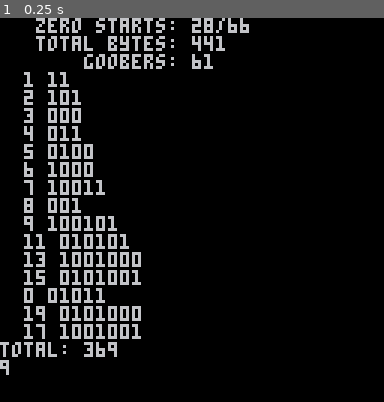
Above: before the commit, frame 1.
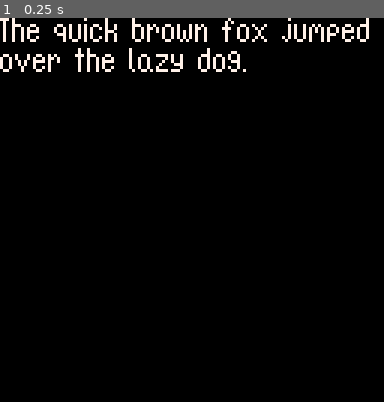
Above: after the commit, the same moment.

Repository: DeCarabas/pico_carts
Game: PICO-8 cartridge font.p8
The game is run twice, just before and just after one commit, with the same random seed, the same clock (stepped at 60 frames per second) and the same inputs.
Inputs:
- Up to frame 1 (0.25 s): no input

The runs differ from the first frame. In frame 1, 11% of the frame differs, in the area x 0-97%, y 0-93%.

Commit message:
Font is nearly done

Diff:
--- a/font.p8
+++ b/font.p8
@@ -1,12 +1,30 @@
 pico-8 cartridge // http://www.pico-8.com
-version 21
+version 22
 __lua__
--- stats, for tuning.
--- the font itself is *big*
-max_glyph_runs=0
-max_run_length=0
-zero_starts=0
-total_bytes=0
+-- utilities
+-- return a new table that is
+-- the merge of the a and b.
+function merge(a,b)
+ local new_tbl,k,v={}
+ for k,v in pairs(a) do
+  new_tbl[k]=v
+ end
+ for k,v in pairs(b) do
+  new_tbl[k]=v
+ end
+ return new_tbl
+end
+
+function concat(a,b)
+ local r,i={}
+ for i=1,#a do add(r,a[i]) end
+ for i=1,#b do add(r,b[i]) end
+ return r
+end
+
+function cons(a,v)
+ return concat(a,{v})
+end
 
 -- figure out the dimensions
 -- of the sprite. bottom-left
@@ -32,127 +50,10 @@
  return {w=width,h=height}
 end
 
--- rle-compress the given
--- sprite with the given width
--- and height. returns the runs
--- as a series of numbers to be
--- interpreted as the number of
--- `set` pixels, followed by the
--- number of `blank` pixels,
--- followed by the number of
--- `set` pixels, etc.
-function compress(s,w,h)
- -- we can rle encode, i guess
- -- if we have w and h.
- local px=8*flr(s%16)
- local py=8*flr(s/16)
-
- local runs={}
- local run_len=0
- local current=7
-
- for x=0,(w-1) do
-  for y=8-h,7 do
-   local clr=sget(px+x,py+y)
-   if clr==current then
-    run_len+=1
-   else
-    add(runs,run_len)
-    run_len=1
-    current=clr
-   end
-  end
- end
-
- if current~=0 then
-  add(runs,run_len)
- end
-
- return runs
-end
-
-goobers=0
-
-
--- encode the rle compressed
--- glyph into an array of bytes
-function encode(w,h,runs)
- -- convert the run stream to
- -- a count stream, which is
- -- the same *except* each value
- -- in a count stream fits in 3
- -- bits. runs greater than 7
- -- are encoded as a series of
- -- 7s followed by the remainder.
- -- this is not optimal but is
- -- simple and pretty good for
- -- our input set.
- local count_stream,r={}
- for r in all(runs) do
-  while r>=7 do
-   add(count_stream, 7)
-   r-=7
-   goobers+=1
-  end
-  add(count_stream,r)
- end
-
- -- start writing the output
- -- byte stream. first the width
- -- and height of the glyph.
- -- high 4 bits: w
- --  low 4 bits: h
- local bytes={}
- add(bytes,w<<4|h)
-
- -- write the length of the
- -- count stream to the output
- -- bytes.
- add(bytes,#count_stream)
-
- -- 3 bits/run,8 runs in 24bit
- -- value.
- --
- --    2         1
- -- 321098765432109876543210
- -- aaabbbcccdddeeefffggghhh
- -- xxxxxxxxyyyyyyyyzzzzzzzz
- --
- local i=1
- while i<=#count_stream do
-  -- accumulate 8 3bit numbers
-  -- into 1 24bit integer, and
-  -- count the number of bits
-  -- we actually emit.
-  local acc,bitc,j=0,0
-  for j=1,8 do
-   acc <<= 3
-   if i<=#count_stream then
-    acc |= count_stream[i]>>16
-    i+=1
-    bitc+=3
-   end
-  end
-
-  -- figure out how many bytes
-  -- we need to emit: for the
-  -- last set of counts we can
-  -- get away with fewer than 3.
-  local bytec=ceil(bitc/8)
-  -- print("+++ "..bitc.." "..bytec.." "..i.." "..#count_stream)
-
-  -- unpack 1 24bit integer into
-  -- 3 8bit bytes
-  for j=1,bytec do
-   add(bytes, acc&0x00ff)
-   acc=acc<<8
-  end
- end
-
- return bytes
-end
-
-function dumbo(s,w,h)
+-- convert sprite s into an
+-- actual 1bpp bitmap, complete
+-- with encoded thing.
+function bitmap(s,w,h)
  local px=8*flr(s%16)
  local py=8*flr(s/16)
 
@@ -196,66 +97,57 @@
  for i=s,e do
   r=analyze(i)
   dbg(i..": "..r.w.."x"..r.h)
-  runs=compress(i, r.w, r.h)
 
   add(glyphs,{
    s=i,
    w=r.w,
    h=r.h,
-   runs=runs
+   bmap=bitmap(i,r.w,r.h)
   })
  end
  return glyphs
 end
 
-glyphs=build_glyphs(1,66)
-for g in all(glyphs) do
- -- keep track: zero starts are
- -- wasteful so we want to
- -- minimize them.
- if g.runs[1]==0 then
-  zero_starts+=1
- end
-
- max_glyph_runs=max(
-  #g.runs,
-  max_glyph_runs)
-
- for run_i=1,#runs do
-  max_run_length=max(
-   g.runs[run_i],
-   max_run_length)
- end
-
- rl=""
- for run_i=1,#g.runs do
-  rl=rl.." "..g.runs[run_i]
-  if #rl>30 then
-   dbg(rl)
-   rl=""
-  end
- end
- if #rl>0 then
-  dbg(rl)
- end
-
- bytes=encode(g.w,g.h,g.runs)
- dbg(" "..#runs.." runs "..#bytes.." bytes")
- total_bytes+=#bytes
-
--- if i%5==0 then
---  repeat
---  until btn(🅾️)
--- end
-end
-
---
-print ""
-print("max glyph runs: "..max_glyph_runs)
-print("max run length: "..max_run_length)
-print("   zero starts: "..zero_starts.."/66")
-print("   total bytes: "..total_bytes)
-print("       goobers: "..goobers)
+function hexdigit(b)
+ return sub(
+  "0123456789abcdef",b+1,b+1)
+end
+
+function tohex(bytes)
+ local txt=""
+ for b in all(bytes) do
+  txt=txt..hexdigit((b&0xf0)>>4)
+  txt=txt..hexdigit(b&0x0f)
+ end
+ return txt
+end
+
+
+function _init()
+ glyphs=build_glyphs(1,66)
+
+ stream={}
+ for g in all(glyphs) do
+  stream=concat(stream,g.bmap)
+ end
+ total_bytes=#stream
+
+ print("   total bytes: "..total_bytes)
+ hex=tohex(stream)
+ print("    hex length: "..#hex)
+ printh("[["..hex.."]]","@clip")
+
+ font=load_font()
+end
+
+function _draw()
+ cls(0)
+ color(7)
+ draw_string("^the quick brown fox jumped",0,0)
+ draw_string("over the lazy dog.",0,10)
+ --draw_string("^hey buddy!",10,10)
+end
+
 -->8
 -- huffman encoding
 
@@ -273,32 +165,6 @@
    end
   end
  end
-end
-
--- return a new table that is
--- the merge of the a and b.
-function merge(a,b)
- local new_tbl,k,v={}
- for k,v in pairs(a) do
-  new_tbl[k]=v
- end
- for k,v in pairs(b) do
-  new_tbl[k]=v
- end
- return new_tbl
-end
-
--- return a new array that has
--- v appended to it.
-function cons(a,v)
- local n={}
- if a~=nil then
-  for i=1,#a do
-   n[i]=a[i]
-  end
- end
- add(n,v)
- return n
 end
 
 -- build the encoding table for
@@ -326,13 +192,9 @@
  end
 end
 
-function count(freq,r)
- if freq[r]==nil then
-  freq[r]=0
- end
- freq[r] = freq[r]+1
-end
-
+-- create a new bit-packing
+-- stream, which lets you write
+-- bits at a time into bytes.
 function new_bs()
  return {bytes={},acc=0,bits=0}
 end
@@ -357,31 +219,35 @@
  return bs.bytes
 end
 
-function huffman_code(glyphs)
- -- compute the run freq of the
- -- glyphs
+function compute_freq(bytes)
  local freq={}
- for g in all(glyphs) do
-  count(freq,g.w)
-  count(freq,g.h)
-  count(freq,#g.runs) --?
-  for r in all(g.runs) do
-   count(freq,r)
-  end
- end
-
- -- build the initial node set
+ for b in all(bytes) do
+  if freq[b]==nil then
+   freq[b]=0
+  end
+  freq[b] = freq[b]+1
+ end
+ return freq
+end
+
+function build_tree(freq)
+ -- add the initial nodes...
  local nodes={}
  for k,v in pairs(freq) do
   add(nodes,{val=k,freq=v})
  end
 
- -- build the huffman tree
+ -- ...then build the huffman
+ -- tree by combining the two
+ -- nodes with the smallest
+ -- frequency into an internal
+ -- node.
  while #nodes>1 do
   sort_by_freq(nodes)
 
   -- make a new inner node from
-  -- the two smallest freq nodes
+  -- the two smallest freq
+  -- nodes
   local inner={
    left=nodes[1],
    right=nodes[2],
@@ -389,40 +255,145 @@
   }
 
   -- replace the two smallest
-  -- freq nodes with the new inner
-  -- node
+  -- freq nodes with the new
+  -- inner node.
   del(nodes,nodes[2])
   nodes[1]=inner
  end
 
- local tbl=build_table(nodes[1])
- print_table(tbl)
-
- -- compress the runs with the
- -- table.
+ -- there is only one node, it
+ -- is the root.
+ return nodes[1]
+end
+
+function compress(bytes)
+ -- yr basic huffman compression
+ local freq=compute_freq(bytes)
+ local tree=build_tree(freq)
+ local tbl=build_table(tree)
+ -- print_table(tbl)
+
+ local bs=new_bs()
+ for byte in all(bytes) do
+  write_bs(bs,tbl[byte])
+ end
+
+ -- todo: need to write the
+ -- table too, dude.
+
+ return flush_bs(bs)
+end
+
+function huffman_code(glyphs)
+ -- compute the run freq of the
+ -- glyphs
+ local serialized={}
  for g in all(glyphs) do
-  -- todo: fewer bits for runs
-  local bs=new_bs()
-  write_bs(bs,tbl[g.w])
-  write_bs(bs,tbl[g.h])
-  write_bs(bs,tbl[#g.runs])
+  add(serialized,g.w)
+  add(serialized,g.h)
+  add(serialized,#g.runs)
   for r in all(g.runs) do
-   write_bs(bs,tbl[r])
-  end
-  g.compressed=flush_bs(bs)
- end
-
- local total=0
- for g in all(glyphs) do
-  total+=#g.compressed
-  --print(g.s.." "..#g.runs.." "..#g.compressed)
- end
- print("total: "..total)
- print(#tbl)
-end
-
-huffman_code(glyphs)
-
+   add(serialized,r)
+  end
+ end
+
+ local comp=compress(serialized)
+ print("total: "..#comp)
+end
+
+-- huffman_code(glyphs)
+
+-->8
+-- big font code
+--
+-- call load_font() then when
+-- you want call draw_string()
+-- to draw what you want.
+-- the font has upper case a-z,
+-- lower case a-z, digits 0-9,
+-- and some punctuation.
+function load_font()
+ local enc=[[4869999f9948caae999e486998899648e999999e48f88e888f48f88e8888486998b99648999f999918ff481111119648999e9999488888888f58dd6b18c631489ddbb999486999999648e99e88885864a5295a4d48e99e9999486986119638e924924899999996588c63152944588c6318d6aa588a94422951588c62a2108448f122448f5664a529344888e999964669889648117999964669f89648254e444447699719604888e9999918bf3820926a488899e99928aaa956556b18c446ad99994669999646699e884669971146ad988846694296384ba49246999996568c54a210568c6b5aa8568a8845444699971e46f1248f48699bd99638592497486911248f486912119648aaaf222248f88e119648698e999648f11248884869969996486997111118fd587462221004118051a8]]
+
+ -- decode the encoded hex
+ -- string to a byte array
+ local bytes={}
+ for i=1,#enc,2 do
+  add(bytes,tonum("0x"..sub(enc,i,i+1)))
+ end
+
+ -- decode byte array into
+ -- glyphs
+ local glyphs,bi={},1
+ while bi<#bytes do
+  local bmap={bytes[bi]}
+  local b=bmap[1]
+  local w,h=(b&0xf0)>>4,b&0x0f
+  local bytec=ceil(w*h/8)
+  for j=1,bytec do
+   add(bmap,bytes[bi+j])
+  end
+  bi+=bytec+1
+  add(glyphs,{w=w,h=h,bmap=bmap})
+ end
+
+ -- now we know the mapping...
+ -- todo: save some tokens by
+ -- putting the mapping in the
+ -- binary encoded data.
+ -- probably even easier!
+ _jd_font={}
+ for i=0,25 do
+  _jd_font["^"..chr(ord("a")+i)]=glyphs[i+1]
+ end
+ for i=0,25 do
+  _jd_font[chr(ord("a")+i)]=glyphs[27+i]
+ end
+ for i=0,9 do
+  _jd_font[chr(ord("0")+i)]=glyphs[53+i]
+ end
+ _jd_font["!"]=glyphs[63]
+ _jd_font["?"]=glyphs[64]
+ _jd_font["."]=glyphs[65]
+ _jd_font["…"]=glyphs[66]
+end
+
+function draw_font_glyph(glyph,x,y)
+ local bi,bits=2,0
+ local bmap=glyph.bmap
+ local byte=bmap[bi]
+ for iy=8-glyph.h,7 do
+  for ix=0,glyph.w-1 do
+   if byte&0x80>0 then
+    pset(x+ix,y+iy)
+   end
+   -- advance bits
+   byte<<=1 bits+=1
+   if bits==8 then
+    -- advance bytes
+    bi+=1 byte=bmap[bi] bits=0
+   end
+  end
+ end
+end
+
+function draw_string(str,x,y)
+ local i,font=1,_jd_font
+ while i<=#str do
+  local c=sub(str,i,i)
+  i+=1
+  if c==" " then
+   x+=4
+  else
+   if c=="^" then
+    c=c..sub(str,i,i) i+=1
+   end
+   local glyph=font[c]
+   draw_font_glyph(glyph,x,y)
+   x+=glyph.w+1
+  end
+ end
+end
 __gfx__
 00000000077000007700000007700000777000007777000077770000077000007007000070000000000700007007000070000000770770007007000007700000
 00000000700700007070000070070000700700007000000070000000700700007007000070000000000700007007000070000000707070007707000070070000
